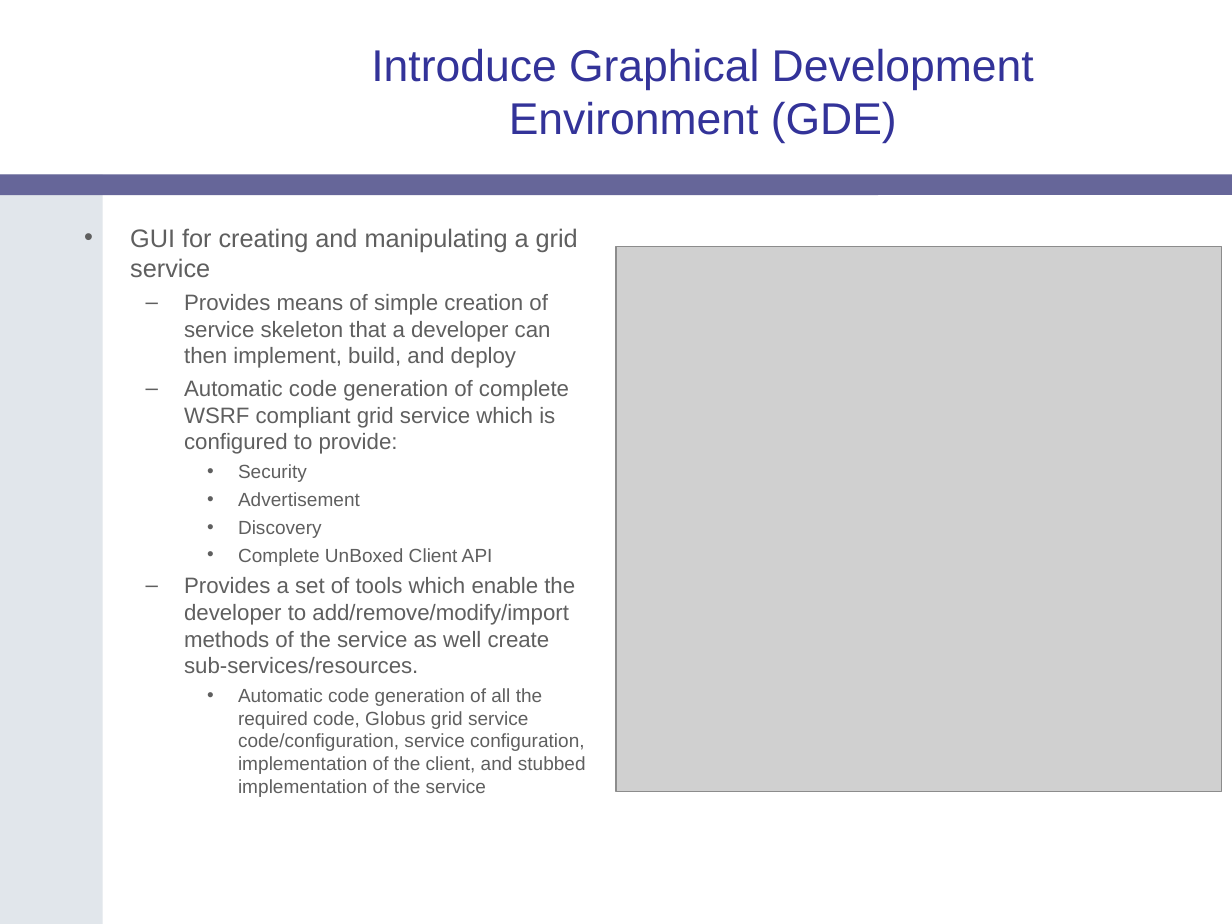
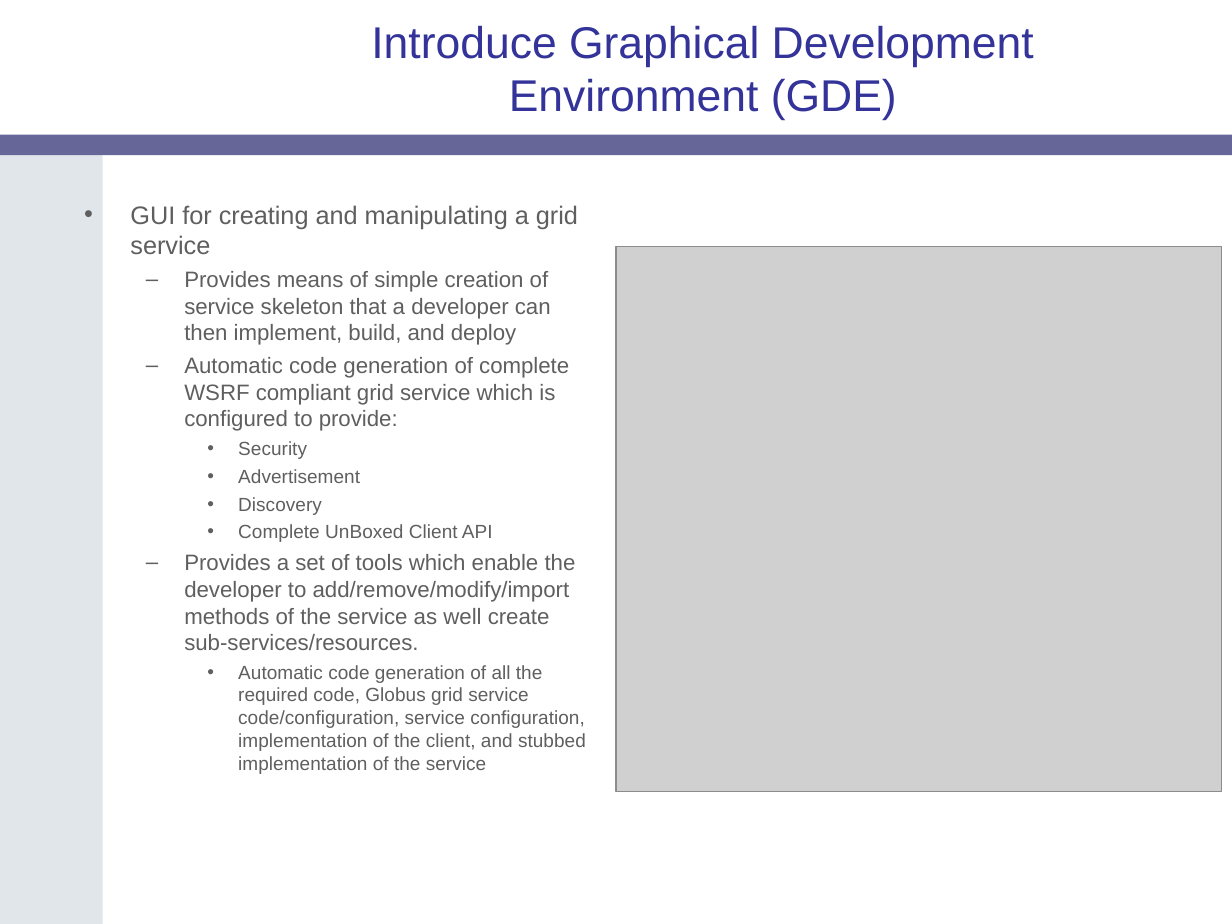
Before and after one commit to NCIP/cagrid-docs, a slide deck: slide 3 of presentations/introduce/Introduce-OGF19.ppt. Drawn at 1232x924 pixels with LibreOffice and Linux fonts; fonts in the diff are those of the drawing; grey boxes stand for pictures; background and template pictures are left out. Boxes give left, top, right and bottom in pixels: in the first picture for what was removed or moved away, otherwise in the second. Text is boxed around its words. In the diff, an @@ line names an element or a change of style, - is before the commit and + after.

```diff
--- a/presentations/introduce/Introduce-OGF19.ppt
+++ b/presentations/introduce/Introduce-OGF19.ppt
@@ title "Introduce Graphical Development Environment (GDE)": place and size @@
-title "Introduce Graphical Development Environment (GDE)" at [371,48,1034,144]
+title "Introduce Graphical Development Environment (GDE)" at [371,25,1034,121]
@@ rounded rectangle: place and size @@
-rounded rectangle at [0,175,1232,196]
+rounded rectangle at [0,134,1232,155]
@@ freeform shape: place and size @@
-freeform shape at [0,175,102,924]
+freeform shape at [0,154,102,924]
@@ text "GUI for creating and manipulating ...": place and size @@
-text "GUI for creating and manipulating ..." at [130,228,586,797]
+text "GUI for creating and manipulating ..." at [130,205,586,774]
```
Also in this commit, not shown: 20 other slides changed.
